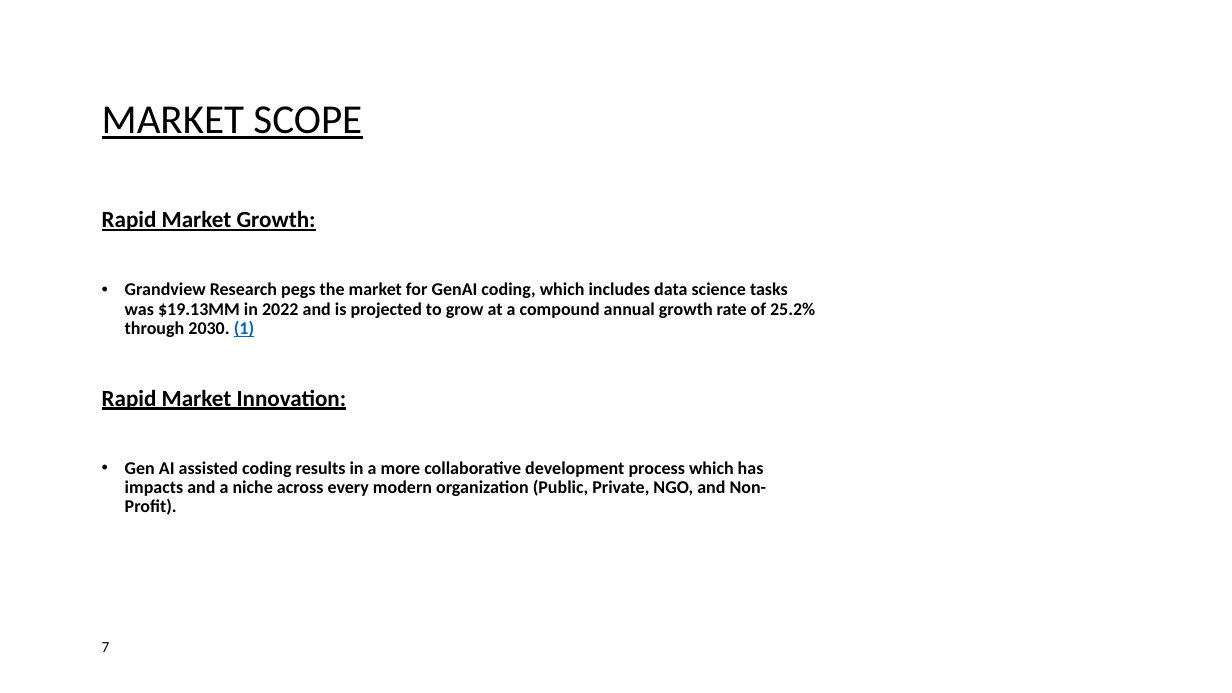
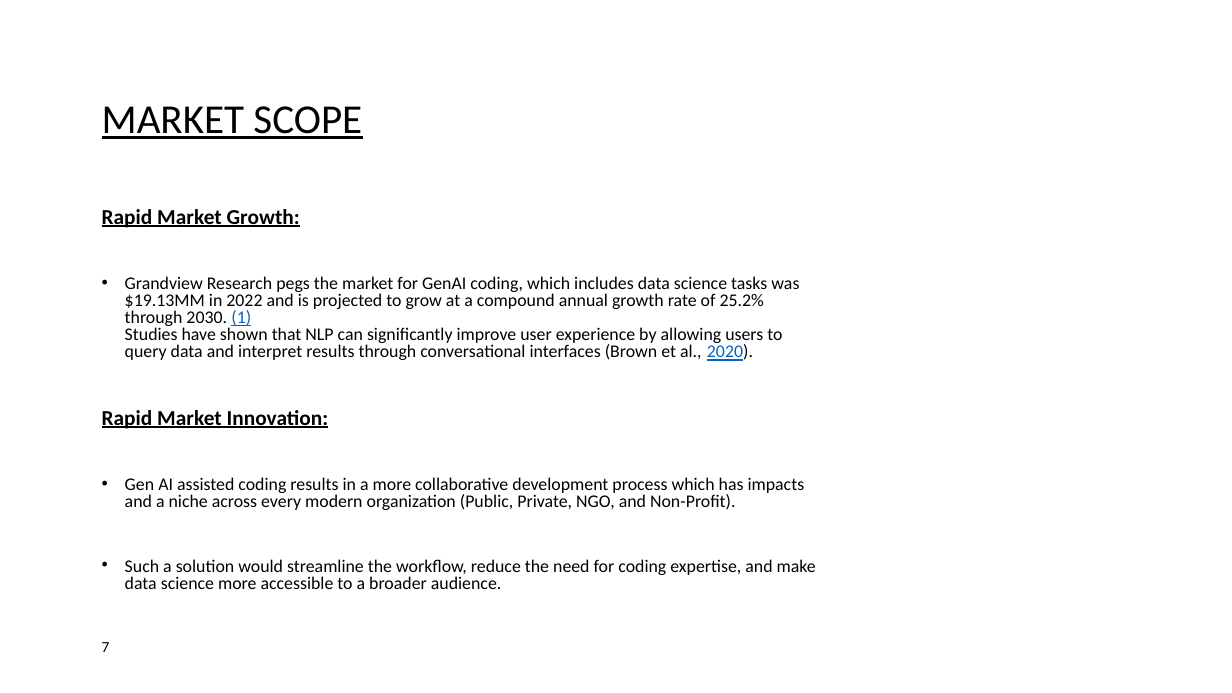
Before and after one commit to AdvancedHueristics/Llama3hackathon, a slide deck: slide 7 of Llama3 Hackathon 19-21JUL24 - DataWizard Presentation.pptx. Drawn at 1232x693 pixels with LibreOffice and Linux fonts; fonts in the diff are those of the drawing; background and template pictures are left out. Boxes give left, top, right and bottom in pixels: in the first picture for what was removed or moved away, otherwise in the second. Text is boxed around its words. In the diff, an @@ line names an element or a change of style, - is before the commit and + after.

```diff
--- a/Llama3 Hackathon 19-21JUL24 - DataWizard Presentation.pptx
+++ b/Llama3 Hackathon 19-21JUL24 - DataWizard Presentation.pptx
@@ text at [102, 209, 805, 510]: size 18 to 16.6 pt in "Rapid Market Growth:", "Rapid Market Innovation:"; size 14 to 13.9 pt, bold off in "Gen AI assisted coding results in a ..."; line spacing 0.9 to 0.8 @@
@@ text at [125, 276, 799, 361]: text changed; size 14 to 13.9 pt; bold off @@
-• Grandview Research pegs the market for GenAI coding, which includes data science tasks was $19.13MM in 2022 and is projected to grow at a compound annual growth rate of 25.2% through 2030. (1)
+• Grandview Research pegs the market for GenAI coding, which includes data science tasks was $19.13MM in 2022 and is projected to grow at a compound annual growth rate of 25.2% through 2030. (1)
+  Studies have shown that NLP can significantly improve user experience by allowing users to query data and interpret results through conversational interfaces (Brown et al., 2020).
@@ text at [125, 559, 816, 589]: paragraph added @@
+• Such a solution would streamline the workflow, reduce the need for coding expertise, and make data science more accessible to a broader audience.
```
Also in this commit, not shown: 5 other slides changed.
